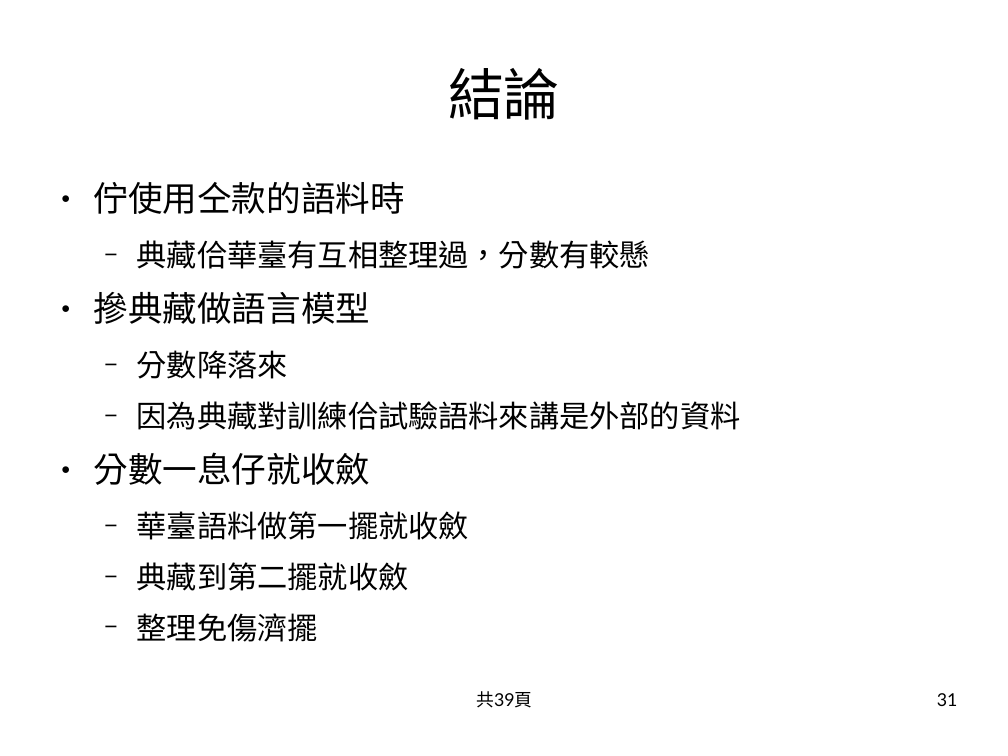
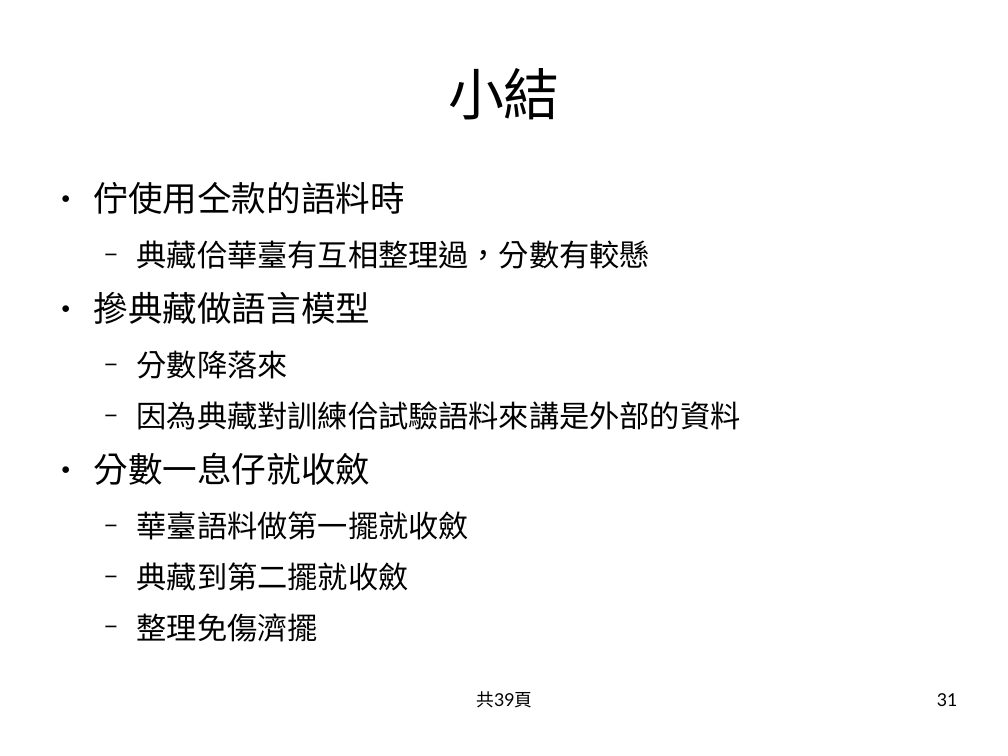
Before and after one commit to sih4sing5hong5/po3-ko3_tau5-iann2-phinn3, a slide deck: slide 31 of 翻譯報告.odp. Drawn at 1008x756 pixels with LibreOffice and Linux fonts; fonts in the diff are those of the drawing. Boxes give left, top, right and bottom in pixels: in the first picture for what was removed or moved away, otherwise in the second. Text is boxed around its words. In the diff, an @@ line names an element or a change of style, - is before the commit and + after.

```diff
--- a/翻譯報告.odp
+++ b/翻譯報告.odp
@@ title at [448, 68, 560, 120]: text changed @@
-結論
+小結
```
Also in this commit, not shown: 2 other slides changed.
